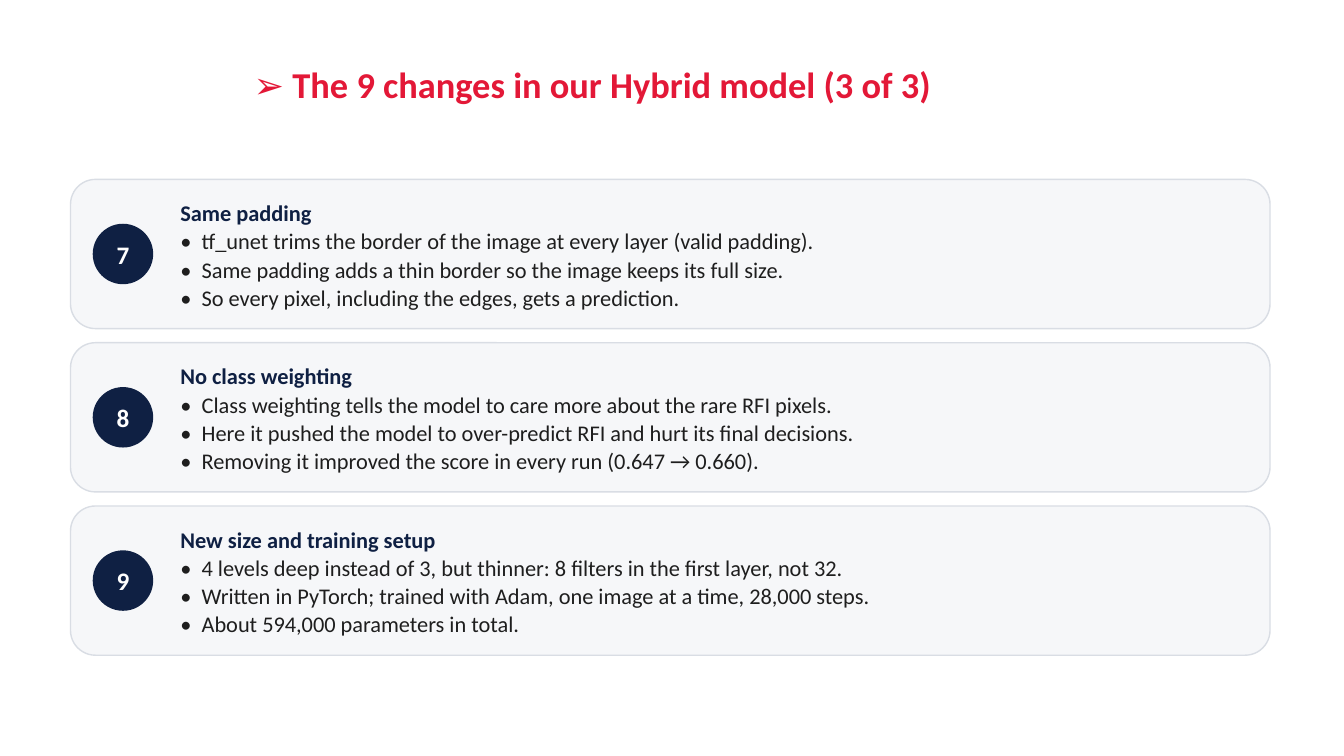
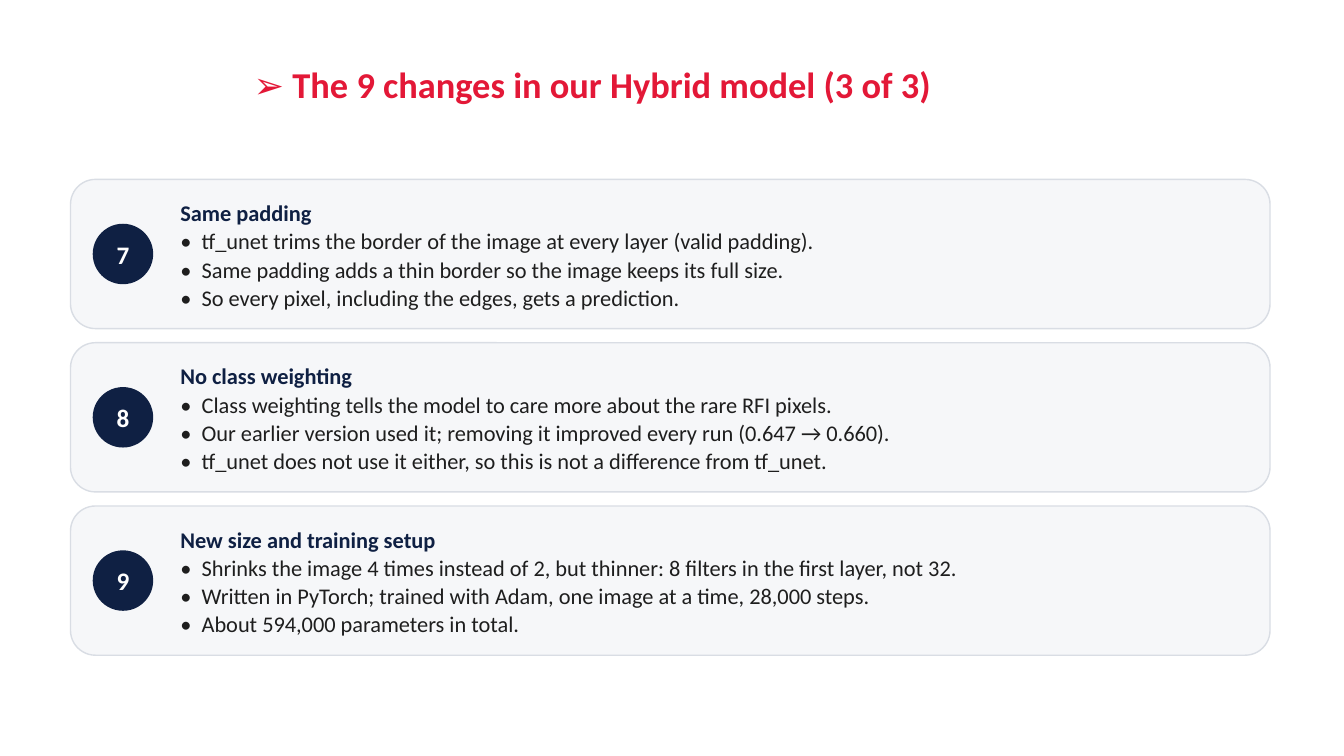
Before and after one commit to RonakSinghRaina/MP, a slide deck: slide 7 of Weekly_Report_Hybrid_DiL_Lab.pptx. Drawn at 1344x756 pixels with LibreOffice and Linux fonts; fonts in the diff are those of the drawing; background and template pictures are left out. Boxes give left, top, right and bottom in pixels: in the first picture for what was removed or moved away, otherwise in the second. Text is boxed around its words. In the diff, an @@ line names an element or a change of style, - is before the commit and + after.

```diff
--- a/Weekly_Report_Hybrid_DiL_Lab.pptx
+++ b/Weekly_Report_Hybrid_DiL_Lab.pptx
@@ text at (x1=202, y1=425, x2=889, y2=472): text changed @@
-• Here it pushed the model to over-predict RFI and hurt its final decisions.
-• Removing it improved the score in every run (0.647 → 0.660).
+• Our earlier version used it; removing it improved every run (0.647 → 0.660).
+• tf_unet does not use it either, so this is not a difference from tf_unet.
@@ text at (x1=202, y1=560, x2=956, y2=580): text changed @@
-• 4 levels deep instead of 3, but thinner: 8 filters in the first layer, not 32.
+• Shrinks the image 4 times instead of 2, but thinner: 8 filters in the first layer, not 32.
```
Also in this commit, not shown: 8 other slides changed, 3 other files.
